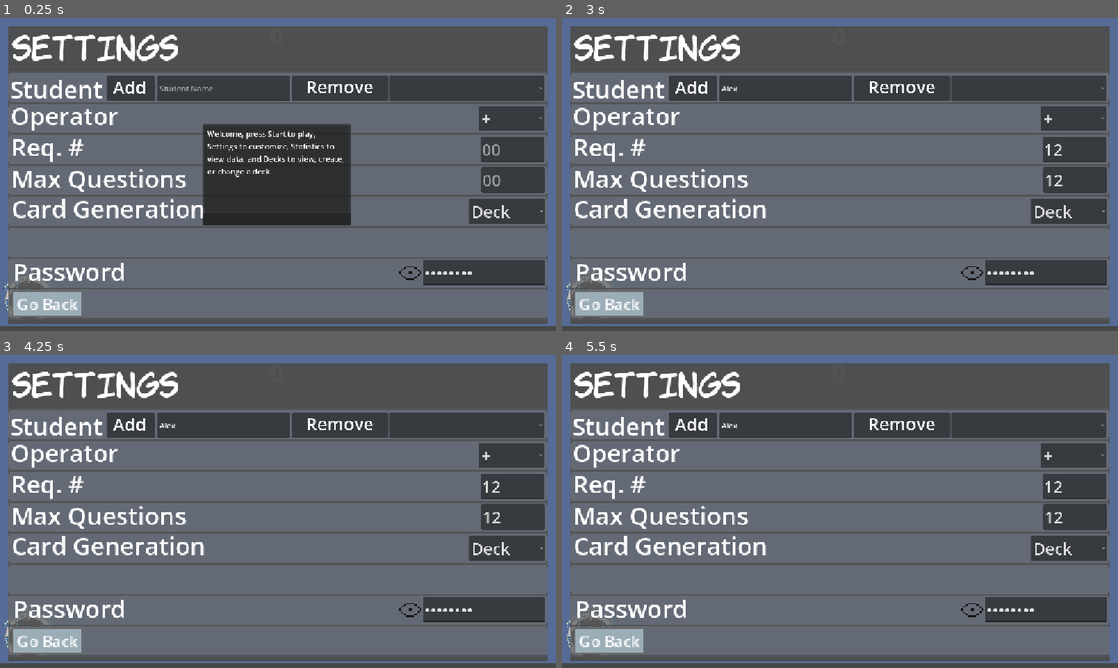
Above: before the commit, frames 1-4 (two rows, left to right).
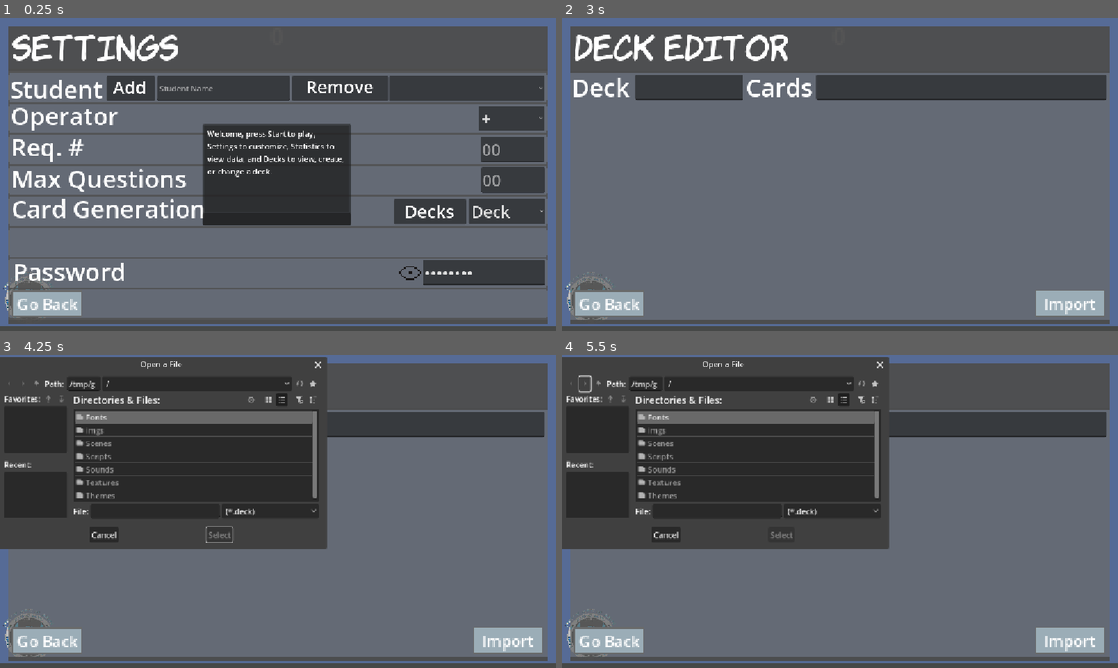
Above: after the commit, the same moments.

Repository: 255-Ping/Flashcards
Game: Godot game, scene res://Scenes/flash_card_control.tscn
The game is run twice, just before and just after one commit, with the same random seed, the same clock (stepped at 60 frames per second) and the same inputs.
Inputs (mouse positions are in pixels of both pictures, inside the frame that each line leads up to):
- Up to frame 1 (0.25 s): no input
- Up to frame 2 (3 s): click (1073, 149) at 0.52 s; type "12" at 0.6 s; click (1073, 180) at 0.75 s; type "12" at 0.83 s; click (784, 89) at 0.98 s; type "Alex" at 1.07 s; click "+" at 1.25 s; click (840, 218) at 2 s; click (990, 212) at 2.75 s, where only the run after the commit has a clickable "Decks"
- Up to frame 3 (4.25 s): click (505, 639) at 3.5 s, where only the run after the commit has a clickable "Import"
- Up to frame 4 (5.5 s): click (584, 383) at 4.27 s; click (584, 383) at 5.02 s

The runs differ from the first frame. In frame 1, 1.0% of the frame differs, in the area x 70-84%, y 57-66%; in frame 2, 18%; in frame 3, 39%; in frame 4, 39%, in the area x 0-99%, y 0-97%.

Commit message:
Optimized how student settings data is saved and added a button to get from settings to deck editor

Diff:
--- a/Scenes/flash_card_control.tscn
+++ b/Scenes/flash_card_control.tscn
@@ -552,6 +552,22 @@
 offset_bottom = 172.0
 placeholder_text = "Student Name"
 
+[node name="DecksMenuFromSettingsButton" type="Button" parent="Settings"]
+layout_mode = 0
+offset_left = 816.0
+offset_top = 375.0
+offset_right = 966.0
+offset_bottom = 427.0
+
+[node name="DecksButtonLabel" type="Label" parent="Settings/DecksMenuFromSettingsButton"]
+layout_mode = 0
+offset_left = 22.0
+offset_right = 270.0
+offset_bottom = 88.0
+scale = Vector2(0.75, 0.75)
+theme_override_font_sizes/font_size = 48
+text = "Decks"
+
 [node name="Statistics" type="Control" parent="."]
 visible = false
 anchors_preset = 0
@@ -862,6 +878,7 @@
 [connection signal="pressed" from="Settings/AddStudentButton" to="." method="_on_add_student_button_pressed"]
 [connection signal="text_changed" from="Settings/StudentNameToAdd" to="." method="_on_student_name_to_add_text_changed"]
 [connection signal="text_submitted" from="Settings/StudentNameToAdd" to="." method="_on_student_name_to_add_text_submitted"]
+[connection signal="pressed" from="Settings/DecksMenuFromSettingsButton" to="." method="_on_decks_menu_from_settings_button_pressed"]
 [connection signal="item_selected" from="Statistics/StudentStatistics" to="." method="_on_student_statistics_item_selected"]
 [connection signal="pressed" from="Statistics/GoBackButton" to="." method="_on_go_back_button_pressed"]
 [connection signal="item_selected" from="Statistics/Filter" to="." method="_on_filter_item_selected"]
--- a/Scripts/flash_cards.gd
+++ b/Scripts/flash_cards.gd
@@ -10,6 +10,7 @@
 var round_manager: RoundManager
 var save = SaveManager.new()
 var deck = DeckManager.new()
+var excel = ExcelAPI.new()
 
 #Var "Persistent" Data
 var student_list: Array
@@ -471,6 +472,17 @@
 	max_questions = int($Settings/MaxQuestions.text)
 
 func _on_student_item_selected(index: int) -> void:
+	var loaded = save.load_json(student_name + ".json")
+	print(loaded)
+	var new_rounds_completed: int
+	if loaded:
+		if !loaded.has("Rounds Completed"):
+			new_rounds_completed = 1
+		else:
+			new_rounds_completed = loaded["Rounds Completed"] + 1
+	else:
+		new_rounds_completed += 1
+	save_student_data(loaded,new_rounds_completed)
 	student_name = student_list[index]
 	update_settings_from_data(student_name)
 
@@ -491,6 +503,10 @@
 	student_list.append($Settings/StudentNameToAdd.text)
 	update_student_list_visuals(student_list)
 	$Settings/StudentNameToAdd.text = ""
+
+func _on_decks_menu_from_settings_button_pressed() -> void:
+	$Settings.visible = false
+	$DeckEditor.visible = true
 
 #------------------------------
 #UPDATE SETTINGS/STUDENT_LIST VISUALS
@@ -744,3 +760,41 @@
 
 func _on_import_button_pressed() -> void:
 	$DeckEditor/ImportDialog.visible = true
+
+
+#------------------------------
+#SAVE STUDENT DATA
+#------------------------------
+
+func save_student_data(loaded, new_rounds_completed):
+	var data = {
+		"Name": student_name,
+		"Operator": operator,
+		"Required Number": required_number,
+		"Incorrect Questions": failures,
+		"Max Questions": max_questions,
+		"Questions Per Minute": qpm,
+		"Time Taken": roundf(time_passed),
+		"Rounds Completed": new_rounds_completed
+	}
+	for i in new_rounds_completed:
+
+		if !loaded.has(str(i, "qpm")):
+			data[str(i, "qpm")] = qpm
+		else:
+			data[str(i, "qpm")] = loaded[str(i, "qpm")]
+
+		if !loaded.has(str(i, "failures")):
+			data[str(i, "failures")] = failures
+		else:
+			data[str(i, "failures")] = loaded[str(i, "failures")]
+
+		if !loaded.has(str(i, "deck")):
+			data[str(i, "deck")] = selected_deck
+		else:
+			data[str(i, "deck")] = loaded[str(i, "deck")]
+
+	if !student_name == "":
+		save.save_json(str(student_name + ".json"), data)
+		if send_data:
+			excel.send_round_data(student_name, String(operator), required_number, failures, max_questions, qpm, roundf(time_passed))
--- a/Scripts/round_manager.gd
+++ b/Scripts/round_manager.gd
@@ -57,39 +57,7 @@
 	else:
 		new_rounds_completed += 1
 
-func save_student_data(loaded, new_rounds_completed):
-	var data = {
-		"Name": main.student_name,
-		"Operator": main.operator,
-		"Required Number": main.required_number,
-		"Incorrect Questions": main.failures,
-		"Max Questions": main.max_questions,
-		"Questions Per Minute": main.qpm,
-		"Time Taken": roundf(main.time_passed),
-		"Rounds Completed": new_rounds_completed
-	}
-	for i in new_rounds_completed:
-
-		if !loaded.has(str(i, "qpm")):
-			data[str(i, "qpm")] = main.qpm
-		else:
-			data[str(i, "qpm")] = loaded[str(i, "qpm")]
-
-		if !loaded.has(str(i, "failures")):
-			data[str(i, "failures")] = main.failures
-		else:
-			data[str(i, "failures")] = loaded[str(i, "failures")]
-
-		if !loaded.has(str(i, "deck")):
-			data[str(i, "deck")] = main.selected_deck
-		else:
-			data[str(i, "deck")] = loaded[str(i, "deck")]
-
-	if !main.student_name == "":
-		save.save_json(str(main.student_name + ".json"), data)
-		if main.send_data:
-			excel.send_round_data(main.student_name, String(main.operator), main.required_number, main.failures, main.max_questions, main.qpm, roundf(main.time_passed))
-
+	main.save_student_data(loaded,new_rounds_completed)
 	main.playing = false
 	main.create_popup("Round Complete! Wait for Help.", -1, "round_complete")
 
